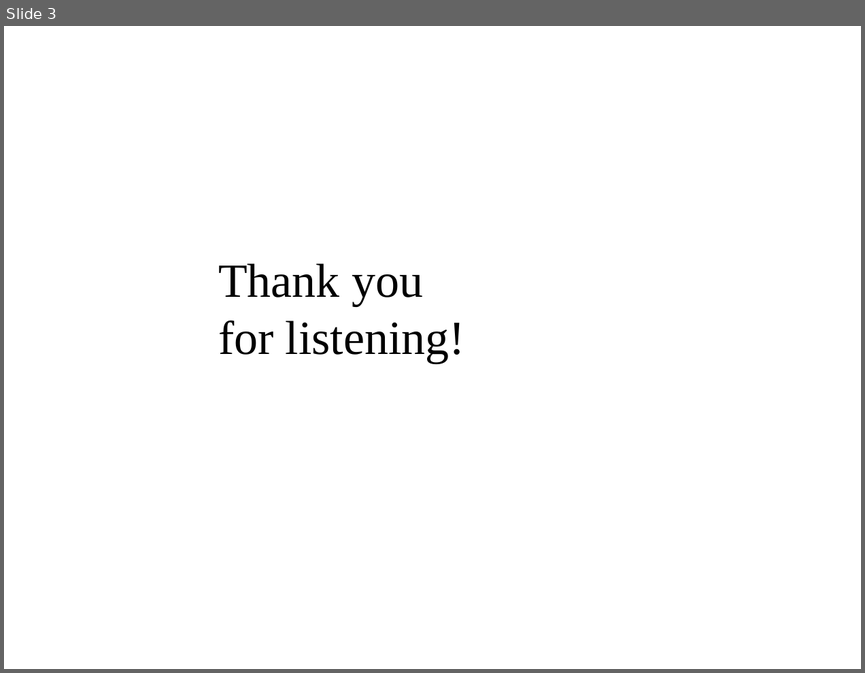
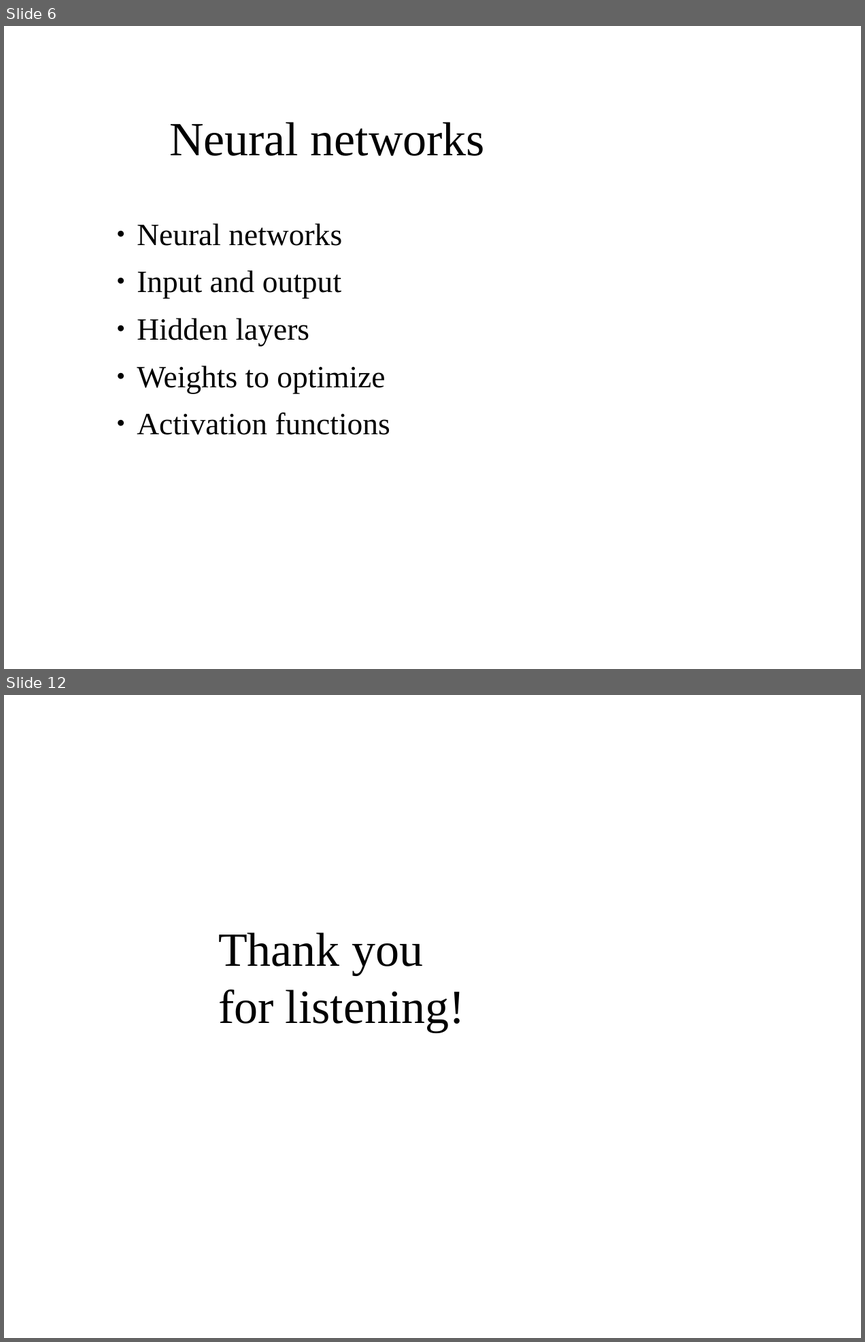
Before and after one commit to aaaaarvi/Projektarbete17, a slide deck: presentation/presentation.odp. Shown one above the other, each under a label of ours: slide 3 before the commit, slides 6 and 12 after it; the slides between them are not shown. The pictures are 865x673 and 865x1342 pixels, drawn with LibreOffice and Linux fonts; fonts in the diff are those of the drawing; background and template pictures are left out. Boxes give left, top, right and bottom in pixels: in the first picture for what was removed or moved away, otherwise in the second. Text is boxed around its words. In the diff, an @@ line names an element or a change of style, - is before the commit and + after.

```diff
--- a/presentation/presentation.odp
+++ b/presentation/presentation.odp
@@ slide 6 added at (4, 26, 861, 669), background picture (left out) @@
@@ title added at (169, 122, 485, 156), 40 pt, text #000000 @@
+Neural networks
@@ text added at (137, 223, 390, 435), 26 pt, text #000000 @@
+● Neural networks
+● Input and output
+● Hidden layers
+● Weights to optimize
+● Activation functions
@@ what was slide 3 is now slide 12 @@
```
Also in this commit, not shown: 10 other slides added, 2 slides removed.
